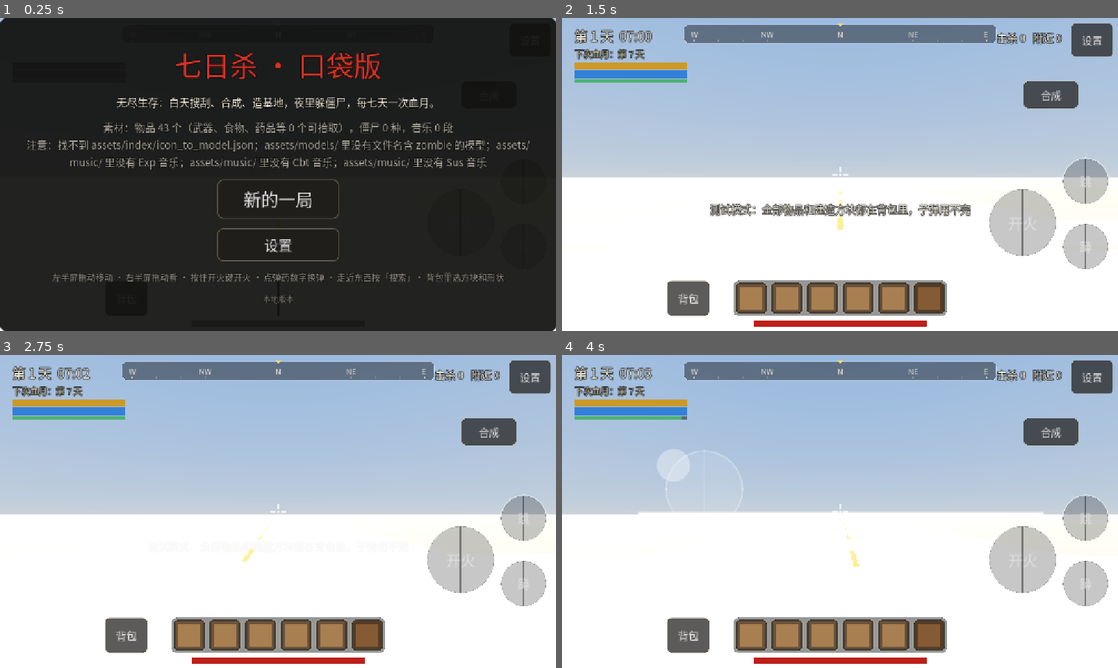
Above: before the commit, frames 1-4 (two rows, left to right).
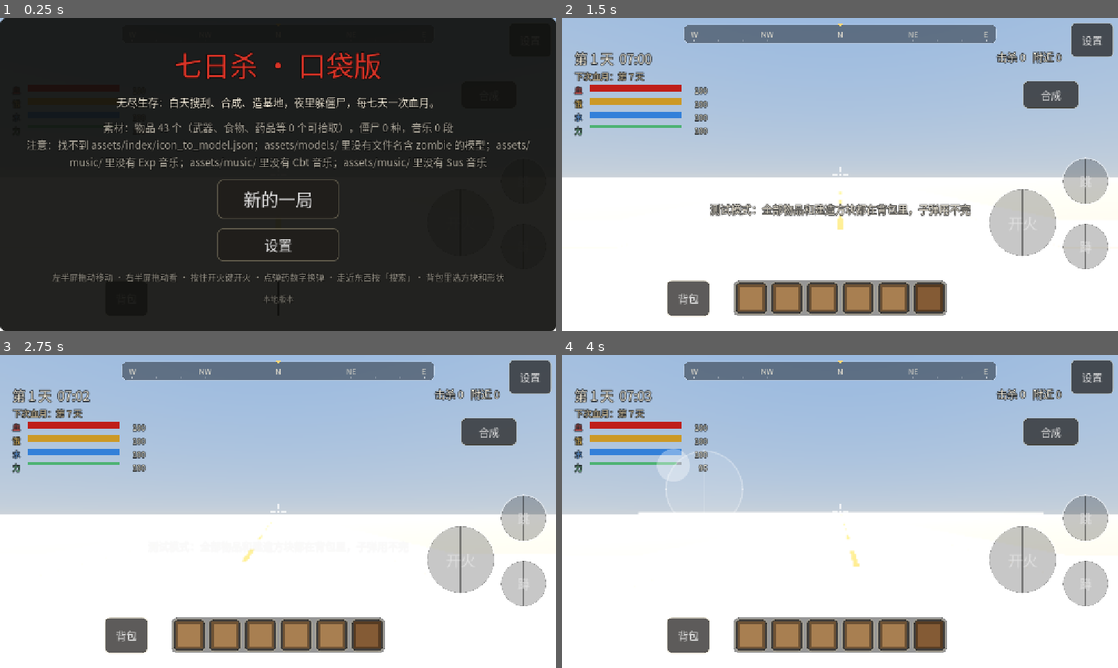
Above: after the commit, the same moments.

Repository: langhua98/7day
Game: Godot game, scene res://scenes/main.tscn
Two runs of this game, one before a commit and one after it. Both use one fixed random seed, a clock stepped at 60 frames per second and the inputs below.
Inputs (mouse positions are in pixels of both pictures, inside the frame that each line leads up to):
- Up to frame 1 (0.25 s): no input
- Up to frame 2 (1.5 s): click "新的一局" at 0.5 s; tap Enter at 1.25 s; move the mouse to (962, 158) at 1.27 s; click (962, 158) at 1.42 s
- Up to frame 3 (2.75 s): tap Space at 2 s; drag from (166, 527) to (250, 574) at 2.02 s
- Up to frame 4 (4 s): move the mouse to (895, 442) at 2.77 s; click (895, 442) at 2.92 s; tap Enter at 3.5 s; drag from (812, 574) to (673, 464) at 3.52 s

The runs differ from the first frame. In frame 2, 4.9% of the frame differs, in the area x 2-90%, y 3-99%; in frame 3, 4.8%; in frame 4, 4.8%.

Commit message:
UI 批次：状态条、背包分类和面板统一
- 左上状态改成血/饿/水/力四行，带数值，低值变红
- 背包加分类标签和空分类提示
- 容器加操作提示和容器格数，背包/容器/合成统一边距
- 合成面板加操作提示
- 修复背包刷新遇到未知物品时报错

Diff:
--- a/scripts/hud.gd
+++ b/scripts/hud.gd
@@ -133,6 +133,10 @@
 var _stamina_value := -1.0
 var _hp_value := -1.0
 var _food_value := -1.0
+var _hp_text := Label.new()
+var _food_text := Label.new()
+var _water_text := Label.new()
+var _stamina_text := Label.new()
 
 
 func _ready() -> void:
@@ -155,7 +159,7 @@
 
 	# 左上：天数、时间、血量、饱食度
 	var tl := VBoxContainer.new()
-	tl.position = Vector2(28, 18)
+	tl.position = Vector2(28, 70)
 	tl.mouse_filter = Control.MOUSE_FILTER_IGNORE
 	_safe.add_child(tl)
 	_status.add_theme_font_size_override("font_size", 30)
@@ -163,37 +167,23 @@
 	_blood_info.add_theme_font_size_override("font_size", 20)
 	_blood_info.add_theme_color_override("font_color", Color(0.86, 0.78, 0.62, 0.9))
 	tl.add_child(_blood_info)
-	for pair in [[_hp_bar, Color(0.75, 0.12, 0.1)], [_food_bar, Color(0.8, 0.6, 0.15)], [_water_bar, Color(0.2, 0.5, 0.85)], [_stamina_bar, Color(0.3, 0.7, 0.45)]]:
-		var bar: ProgressBar = pair[0]
-		bar.custom_minimum_size = Vector2(260, 16 if bar != _stamina_bar else 8)
-		bar.show_percentage = false
-		bar.max_value = 100
-		var fill := StyleBoxFlat.new()
-		fill.bg_color = pair[1]
-		var bg := StyleBoxFlat.new()
-		bg.bg_color = Color(0, 0, 0, 0.45)
-		bar.add_theme_stylebox_override("fill", fill)
-		bar.add_theme_stylebox_override("background", bg)
-		bar.mouse_filter = Control.MOUSE_FILTER_IGNORE
-		if bar == _hp_bar:
-			continue  # 血条放底部中间、武器栏下面（吃鸡手游的位置）
-		tl.add_child(bar)
-	_hp_bar.set_anchors_preset(Control.PRESET_CENTER_BOTTOM)
-	_hp_bar.position = Vector2(-200, -26)
-	_hp_bar.size = Vector2(400, 12)
-	_safe.add_child(_hp_bar)
+	for pair in [["血", _hp_bar, Color(0.75, 0.12, 0.1), 16, _hp_text],
+			["饿", _food_bar, Color(0.8, 0.6, 0.15), 14, _food_text],
+			["水", _water_bar, Color(0.2, 0.5, 0.85), 14, _water_text],
+			["力", _stamina_bar, Color(0.3, 0.7, 0.45), 8, _stamina_text]]:
+		_add_stat_row(tl, pair[0], pair[1], pair[2], pair[3], pair[4])
 	_effects.add_theme_font_size_override("font_size", 24)
 	_effects.add_theme_color_override("font_color", Color(1, 0.55, 0.45))
 	tl.add_child(_effects)
 
 	_kills.set_anchors_preset(Control.PRESET_TOP_RIGHT)
-	_kills.position = Vector2(-370, 26)
+	_kills.position = Vector2(-370, 70)
 	_kills.size = Vector2(240, 40)
 	_kills.horizontal_alignment = HORIZONTAL_ALIGNMENT_RIGHT
 	_safe.add_child(_kills)
 
 	_banner.set_anchors_preset(Control.PRESET_CENTER_TOP)
-	_banner.position = Vector2(-400, 90)
+	_banner.position = Vector2(-400, 120)
 	_banner.size = Vector2(800, 60)
 	_banner.horizontal_alignment = HORIZONTAL_ALIGNMENT_CENTER
 	_banner.add_theme_font_size_override("font_size", 40)
@@ -892,6 +882,7 @@
 	if not is_equal_approx(water, _water_value):
 		_water_value = water
 		_water_bar.value = water
+		_set_stat_text(_water_text, water, water < 25.0)
 	if effects != _effects_text:
 		_effects_text = effects
 		_effects.text = effects
@@ -902,6 +893,7 @@
 		return
 	_stamina_value = v
 	_stamina_bar.value = v
+	_set_stat_text(_stamina_text, v, v < 20.0)
 
 
 func set_status(day: int, hour: float, hp: float, food: float, kills: int, zombies: int, night: bool,
@@ -919,9 +911,11 @@
 	if not is_equal_approx(hp, _hp_value):
 		_hp_value = hp
 		_hp_bar.value = hp
+		_set_stat_text(_hp_text, hp, hp < 30.0)
 	if not is_equal_approx(food, _food_value):
 		_food_value = food
 		_food_bar.value = food
+		_set_stat_text(_food_text, food, food < 25.0)
 	var kills_text := "击杀 %d   附近 %d" % [kills, zombies]
 	if kills_text != _kills_text:
 		_kills_text = kills_text
@@ -1434,6 +1428,45 @@
 	tw.tween_property(l, "position:y", l.position.y - 38, 0.65)
 	tw.tween_property(l, "modulate:a", 0.0, 0.65)
 	tw.chain().tween_callback(l.queue_free)
+
+
+func _add_stat_row(parent: VBoxContainer, name: String, bar: ProgressBar, color: Color, height: int,
+		value: Label) -> void:
+	var row := HBoxContainer.new()
+	row.add_theme_constant_override("separation", 8)
+	row.mouse_filter = Control.MOUSE_FILTER_IGNORE
+	var label := Label.new()
+	label.text = name
+	label.custom_minimum_size = Vector2(28, 0)
+	label.add_theme_font_size_override("font_size", 18)
+	label.add_theme_color_override("font_color", color.lightened(0.18))
+	row.add_child(label)
+	bar.custom_minimum_size = Vector2(210, height)
+	bar.show_percentage = false
+	bar.max_value = 100
+	bar.value = 100
+	var fill := StyleBoxFlat.new()
+	fill.bg_color = color
+	var bg := StyleBoxFlat.new()
+	bg.bg_color = Color(0, 0, 0, 0.45)
+	bar.add_theme_stylebox_override("fill", fill)
+	bar.add_theme_stylebox_override("background", bg)
+	bar.mouse_filter = Control.MOUSE_FILTER_IGNORE
+	row.add_child(bar)
+	value.text = "100"
+	value.custom_minimum_size = Vector2(52, 0)
+	value.horizontal_alignment = HORIZONTAL_ALIGNMENT_RIGHT
+	value.add_theme_font_size_override("font_size", 18)
+	value.add_theme_color_override("font_color", Color(0.92, 0.9, 0.82))
+	row.add_child(value)
+	parent.add_child(row)
+
+
+func _set_stat_text(label: Label, value: float, low: bool) -> void:
+	label.text = str(roundi(value))
+	label.add_theme_color_override("font_color", Color(1, 0.35, 0.25) if low else Color(0.92, 0.9, 0.82))
+
+
 func _build_status_bar() -> void:
 	var holder := Control.new()
 	holder.set_anchors_preset(Control.PRESET_TOP_RIGHT)
@@ -1451,8 +1484,8 @@
 	_status_tip.set_anchors_preset(Control.PRESET_TOP_RIGHT)
 	_status_tip.offset_left = -700
 	_status_tip.offset_right = -30
-	_status_tip.offset_top = 220
-	_status_tip.offset_bottom = 300
+	_status_tip.offset_top = 270
+	_status_tip.offset_bottom = 350
 	_status_tip.horizontal_alignment = HORIZONTAL_ALIGNMENT_RIGHT
 	_status_tip.autowrap_mode = TextServer.AUTOWRAP_WORD_SMART
 	_status_tip.add_theme_font_size_override("font_size", 22)
--- a/scripts/inventory.gd
+++ b/scripts/inventory.gd
@@ -292,6 +292,8 @@
 			for id in pickup_order:
 				if bar.size() >= 6:
 					break
+				if not Assets.items_by_id.has(str(id)):
+					continue
 				if id != equipped and not bar.has(id) and Assets.items_by_id[id].kind == k:
 					bar.append(id)
 					if pass_ == 0:
--- a/scripts/ui/bag_panel.gd
+++ b/scripts/ui/bag_panel.gd
@@ -12,6 +12,8 @@
 const SLOT_SIZE := 96.0
 
 var _title := Label.new()
+var _tabs := HBoxContainer.new()
+var _empty := Label.new()
 var _grid := GridContainer.new()
 var _menu := PanelContainer.new()
 var _menu_label := Label.new()
@@ -23,14 +25,17 @@
 var _equipped := ""
 var _cap := 45
 var _used := 0
+var _filter := "all"
+const FILTERS := [["all", "全部"], ["weapon", "武器"], ["food", "食物"],
+	["medical", "药品"], ["material", "材料"], ["block", "方块"]]
 
 
 func _init() -> void:
 	set_anchors_preset(Control.PRESET_FULL_RECT)
-	offset_left = 120
-	offset_right = -120
-	offset_top = 40
-	offset_bottom = -40
+	offset_left = 80
+	offset_right = -80
+	offset_top = 24
+	offset_bottom = -24
 	visible = false
 	var v := VBoxContainer.new()
 	add_child(v)
@@ -48,6 +53,33 @@
 	close.pressed.connect(func(): visible = false)
 	head.add_child(close)
 	v.add_child(head)
+	var tab_scroll := ScrollContainer.new()
+	tab_scroll.vertical_scroll_mode = ScrollContainer.SCROLL_MODE_DISABLED
+	tab_scroll.custom_minimum_size.y = 56
+	_tabs.add_theme_constant_override("separation", 6)
+	for pair in FILTERS:
+		var b := Button.new()
+		b.text = pair[1]
+		b.toggle_mode = true
+		b.focus_mode = Control.FOCUS_NONE
+		b.custom_minimum_size = Vector2(96, 52)
+		b.set_meta("filter", pair[0])
+		var key: String = pair[0]
+		b.pressed.connect(func(): _set_filter(key))
+		_tabs.add_child(b)
+	tab_scroll.add_child(_tabs)
+	v.add_child(tab_scroll)
+	var hint := Label.new()
+	hint.text = "点物品使用/装备或丢弃 · 分类标签筛选"
+	hint.add_theme_font_size_override("font_size", 18)
+	hint.modulate = Color(1, 1, 1, 0.6)
+	v.add_child(hint)
+	_empty.text = "这个分类没有东西"
+	_empty.horizontal_alignment = HORIZONTAL_ALIGNMENT_CENTER
+	_empty.add_theme_font_size_override("font_size", 22)
+	_empty.modulate = Color(1, 1, 1, 0.6)
+	_empty.visible = false
+	v.add_child(_empty)
 	var scroll := ScrollContainer.new()
 	scroll.size_flags_vertical = Control.SIZE_EXPAND_FILL
 	scroll.horizontal_scroll_mode = ScrollContainer.SCROLL_MODE_DISABLED
@@ -106,12 +138,22 @@
 
 
 func _rebuild() -> void:
+	var names := {"all": "全部", "weapon": "武器", "food": "食物",
+		"medical": "药品", "material": "材料", "block": "方块"}
 	_title.text = "背包 %d / %d 格" % [_used, _cap] + ("   超重：走得慢，不能冲刺" if _used > _cap else "")
+	if _filter != "all":
+		_title.text += " · " + str(names.get(_filter, ""))
 	_title.add_theme_color_override("font_color", Color(1, 0.45, 0.35) if _used > _cap else Color(0.95, 0.92, 0.85))
 	for c in _grid.get_children():
 		_grid.remove_child(c)
 		c.queue_free()
+	var indices: Array[int] = []
 	for i in _slots.size():
+		var s: Dictionary = _slots[i]
+		if _filter == "all" or (not s.is_empty() and _matches(str(s.id), _filter)):
+			indices.append(i)
+	_empty.visible = _filter != "all" and indices.is_empty()
+	for i in indices:
 		var b := make_slot(_slots[i], SLOT_SIZE, _equipped != "" and _slots[i].get("id", "") == _equipped, i >= _cap)
 		var idx := i
 		# 背包能上下滑着找：手指按下后挪动超过 TAP_SLOP 算滑动，不打开菜单
@@ -119,6 +161,30 @@
 		b.button_mask = 0
 		b.gui_input.connect(func(ev: InputEvent): _slot_input(b, idx, ev))
 		_grid.add_child(b)
+	for b in _tabs.get_children():
+		b.button_pressed = b.get_meta("filter") == _filter
+
+
+static func _matches(id: String, filter: String) -> bool:
+	var kind: int = int(Assets.items_by_id.get(id, {}).get("kind", -1))
+	match filter:
+		"weapon":
+			return kind in [Assets.Kind.GUN, Assets.Kind.MELEE]
+		"food":
+			return kind in [Assets.Kind.FOOD, Assets.Kind.DRINK]
+		"medical":
+			return kind == Assets.Kind.MEDICAL
+		"material":
+			return kind == Assets.Kind.RESOURCE
+		"block":
+			return kind == Assets.Kind.BLOCK
+		_:
+			return true
+
+
+func _set_filter(key: String) -> void:
+	_filter = key
+	_rebuild()
 
 
 func _slot_input(b: Button, i: int, ev: InputEvent) -> void:
--- a/scripts/ui/container_panel.gd
+++ b/scripts/ui/container_panel.gd
@@ -8,6 +8,8 @@
 ## 正在看的容器的格子（直接改这个数组，存档跟着容器走）
 var items: Array = []
 var _title := Label.new()
+var _hint := Label.new()
+var _top_label := Label.new()
 var _top := GridContainer.new()
 var _bottom := GridContainer.new()
 var _bag_label := Label.new()
@@ -15,10 +17,10 @@
 
 func _init() -> void:
 	set_anchors_preset(Control.PRESET_FULL_RECT)
-	offset_left = 120
-	offset_right = -120
-	offset_top = 30
-	offset_bottom = -30
+	offset_left = 80
+	offset_right = -80
+	offset_top = 24
+	offset_bottom = -24
 	visible = false
 	var v := VBoxContainer.new()
 	v.add_theme_constant_override("separation", 8)
@@ -37,6 +39,14 @@
 	close.pressed.connect(close_panel)
 	head.add_child(close)
 	v.add_child(head)
+	_hint.text = "点容器物品拿到背包，点背包物品放进容器"
+	_hint.add_theme_font_size_override("font_size", 18)
+	_hint.modulate = Color(1, 1, 1, 0.6)
+	v.add_child(_hint)
+	_top_label.text = "容器"
+	_top_label.add_theme_font_size_override("font_size", 24)
+	_top_label.modulate = Color(1, 0.9, 0.72)
+	v.add_child(_top_label)
 	for pair in [[_top, 0.42], [_bottom, 0.58]]:
 		var scroll := ScrollContainer.new()
 		scroll.size_flags_vertical = Control.SIZE_EXPAND_FILL
@@ -116,6 +126,7 @@
 func _rebuild() -> void:
 	if not visible:
 		return
+	_top_label.text = "容器 · %d 格" % items.size()
 	for g in [_top, _bottom]:
 		for c in g.get_children():
 			g.remove_child(c)
--- a/scripts/ui/craft_panel.gd
+++ b/scripts/ui/craft_panel.gd
@@ -32,10 +32,10 @@
 
 func _init() -> void:
 	set_anchors_preset(Control.PRESET_FULL_RECT)
-	offset_left = 100
-	offset_right = -100
-	offset_top = 30
-	offset_bottom = -30
+	offset_left = 80
+	offset_right = -80
+	offset_top = 24
+	offset_bottom = -24
 	visible = false
 	var v := VBoxContainer.new()
 	v.add_theme_constant_override("separation", 8)
@@ -51,6 +51,11 @@
 	close.pressed.connect(func(): visible = false)
 	head.add_child(close)
 	v.add_child(head)
+	var hint := Label.new()
+	hint.text = "点配方查看材料 · 材料不够标红 · 队列最多 4 项"
+	hint.add_theme_font_size_override("font_size", 18)
+	hint.modulate = Color(1, 1, 1, 0.6)
+	v.add_child(hint)
 
 	# 分类标签（横向能滑）
 	var tab_scroll := ScrollContainer.new()
--- a/tests/test_bag.gd
+++ b/tests/test_bag.gd
@@ -31,6 +31,10 @@
 	Assets.ensure_item("testAmmo", "测试子弹")
 	Assets.ensure_item("testKnife", "测试刀")
 	Assets.ensure_item("testFood", "测试罐头")
+	Assets.ensure_item("foodSample", "测试食物")
+	Assets.ensure_item("meleeSample", "测试武器")
+	Assets.ensure_item("medicalSample", "测试药品")
+	Assets.ensure_item("resourceSample", "测试材料")
 	var main = MAIN.instantiate()
 	add_child(main)
 	await get_tree().process_frame
@@ -71,6 +75,12 @@
 	var panel: ContainerPanel = main.hud.container_panel
 	panel.open("测试柜子", items, inv)
 	check(panel.visible, "容器面板应打开")
+	check(panel._top_label.text.contains("3"), "容器标题显示格数")
+	check(BagPanel._matches("foodSample", "food"), "食物分类")
+	check(BagPanel._matches("meleeSample", "weapon"), "武器分类")
+	check(BagPanel._matches("medicalSample", "medical"), "药品分类")
+	check(BagPanel._matches("resourceSample", "material"), "材料分类")
+	check(not BagPanel._matches("foodSample", "weapon"), "食物不是武器")
 	panel.take(0)
 	check(items[0].is_empty(), "拿走后容器格子变空")
 	check(panel._top.get_child(0).icon == null, "拿走后容器面板第一格应刷新为空")
--- a/tests/test_ui.gd
+++ b/tests/test_ui.gd
@@ -206,6 +206,16 @@
 	check(hud._pause_panel.visible and get_tree().paused, "设置返回暂停页")
 	hud.set_paused(false)
 
+	# 状态条：只显示数值和低值红色
+	hud.set_status(1, 8.0, 20.0, 20.0, 0, 0, false)
+	check_eq(hud._hp_text.text, "20", "血量数值")
+	check_eq(hud._food_text.text, "20", "饱食数值")
+	check(hud._hp_text.get_theme_color("font_color").g < 0.5, "低血量变红")
+	hud.set_survival(40.0, "")
+	check_eq(hud._water_text.text, "40", "水分数值")
+	hud.set_stamina(80.0)
+	check_eq(hud._stamina_text.text, "80", "体力数值")
+
 	# 指南针：面向北时东在右，面向东时北在左
 	hud.set_compass(0.0, [{"bearing": 90.0, "color": Color.RED}])
 	check(absf(hud.compass_relative(90.0) - 90.0) < 0.01, "面向北时东在右边")
